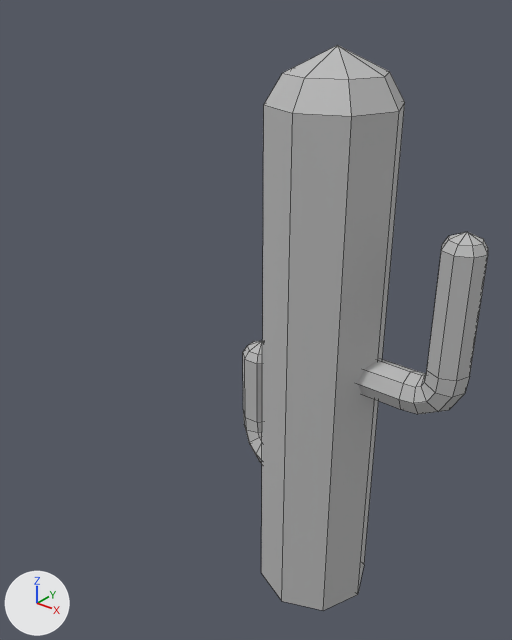
Before and after pictures for a commit that changed the FBX model Assets/Files/Models/Cacti/CactiTall_01.fbx.
Both versions are drawn from a 50 mm lens placed at (1.293, -2.665, 1.279), pointed at (0.383, -1.528, 0.574). Lighting does not change. The marker at lower left points along +X, +Y and +Z. Mesh edges are drawn as thin lines.

In view in the first picture: 'TallCacti_02'.
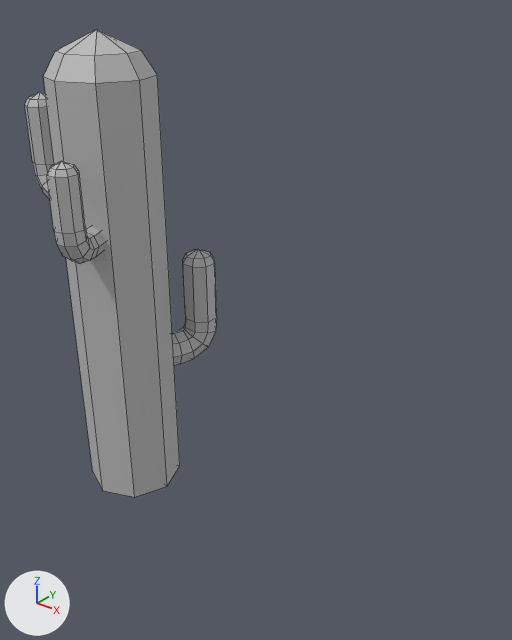
Edits to the bpy script that builds the scene:
```text
Add mat_cacti_mat_003:
    mat_cacti_mat_003 = principled_material('Cacti_MAT.003')
    mat_cacti_mat_003.base_color = (0.5, 0.5, 0.5)  # grey #bcbcbc
    mat_cacti_mat_003.roughness = 0.553
Change me_mesh:
    used by ob_tallcacti_02; location = (0.605, -1.552, 0.001); rotation_euler = (1.571, 0.0, 0.0), in degrees (90, 0, 0); scale = (0.376, 0.376, 0.376)
    remove me_mesh.from_pydata(...)  # 221 vertices, 224 faces; spans x -0.69..0.81, y 0.0..3.12, z -0.42..0.42
    remove me_mesh.materials.append(mat_cacti_mat)  # grey #bcbcbc
    add me_mesh.from_pydata(...)  # 221 vertices, 224 faces; spans x -12.71..27.68, y 0.0..117.35, z -22.54..24.51
    me_mesh part 1: the loose piece of 65 vertices spanning x -0.28..-0.03, y 1.67..2.15, z -0.42..-0.07 is turned -115 degrees about the y axis through its middle and scaled by 59, then moved by (16.24, 86.39, 0.74), in mat_cacti_mat_003 (grey #bcbcbc)
    me_mesh part 2: the loose piece of 65 vertices spanning x -0.69..-0.04, y 0.52..1.37, z -0.21..0.18 is multiplied about its middle by the matrix ((2.176, 0.0, 37.56), (0.0, 37.623, 0.0), (-37.56, 0.0, 2.176)), then moved by (-4.49, 46.31, 12.65), in mat_cacti_mat_003 (grey #bcbcbc)
    me_mesh part 3: the loose piece of 65 vertices spanning x -0.28..-0.03, y 1.67..2.15, z -0.42..-0.07 is copied, and the copy is scaled about its middle by 50.4, then moved by (-5.42, 79.82, -13.34), in mat_cacti_mat_003 (grey #bcbcbc); it spans x -11.82..0.67, y 69.75..93.72, z -22.54..-4.63
    me_mesh part 4: a new loose piece of 26 vertices spanning x -12.45..12.45, y 0.0..117.35, z -12.45..12.45, in mat_cacti_mat_003 (grey #bcbcbc)
    me_mesh part 5: the loose piece of 65 vertices spanning x 0.25..0.81, y 1.42..2.4, z -0.01..0.2 is deleted
    me_mesh part 6: the loose piece of 26 vertices spanning x -0.33..0.33, y 0.0..3.12, z -0.24..0.42 is deleted
    add me_mesh.materials.append(mat_cacti_mat_003)  # grey #bcbcbc
Change ob_tallcacti_02:
    ob_tallcacti_02.location: (0.605, -1.552, 0.001) -> (-0.011, -1.587, 0.001)
    ob_tallcacti_02.rotation_euler: (1.571, 0.0, 0.0) -> (1.571, 0.0, -3.142)  # degrees (90, 0, 0) -> degrees (90, 0, -180)
    ob_tallcacti_02.scale: (0.376, 0.376, 0.376) -> (0.01, 0.01, 0.01)
```

Where the change shows, as pixel boxes (x1, y1, x2, y2) in the pictures (512 x 640 px; the box of a moved part takes in the faces that stretch with it):
'TallCacti_02', reshaped, moved, turned, rescaled: before (243, 45, 488, 610); after (25, 29, 217, 497)
part 1 of me_mesh, moved or reshaped (not visible before): after (25, 92, 54, 199)
part 2 of me_mesh, moved or reshaped: before (243, 341, 263, 464); after (172, 249, 217, 365)
part 3 of me_mesh, added: after (47, 161, 106, 264)
part 4 of me_mesh, added: after (43, 29, 180, 497)
part 5 of me_mesh, deleted: before (358, 232, 488, 414)
part 6 of me_mesh, deleted: before (261, 45, 405, 610)
